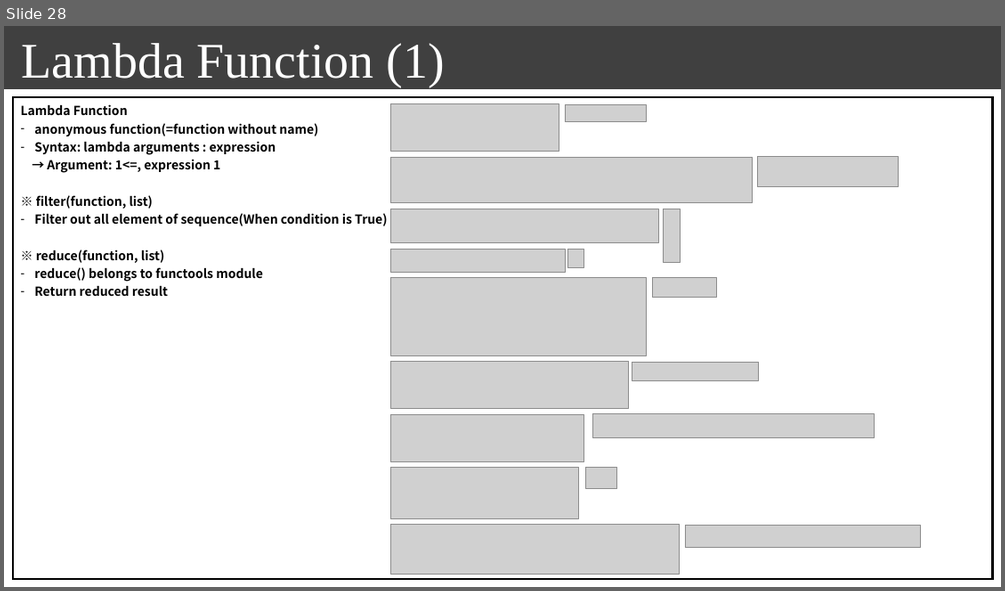
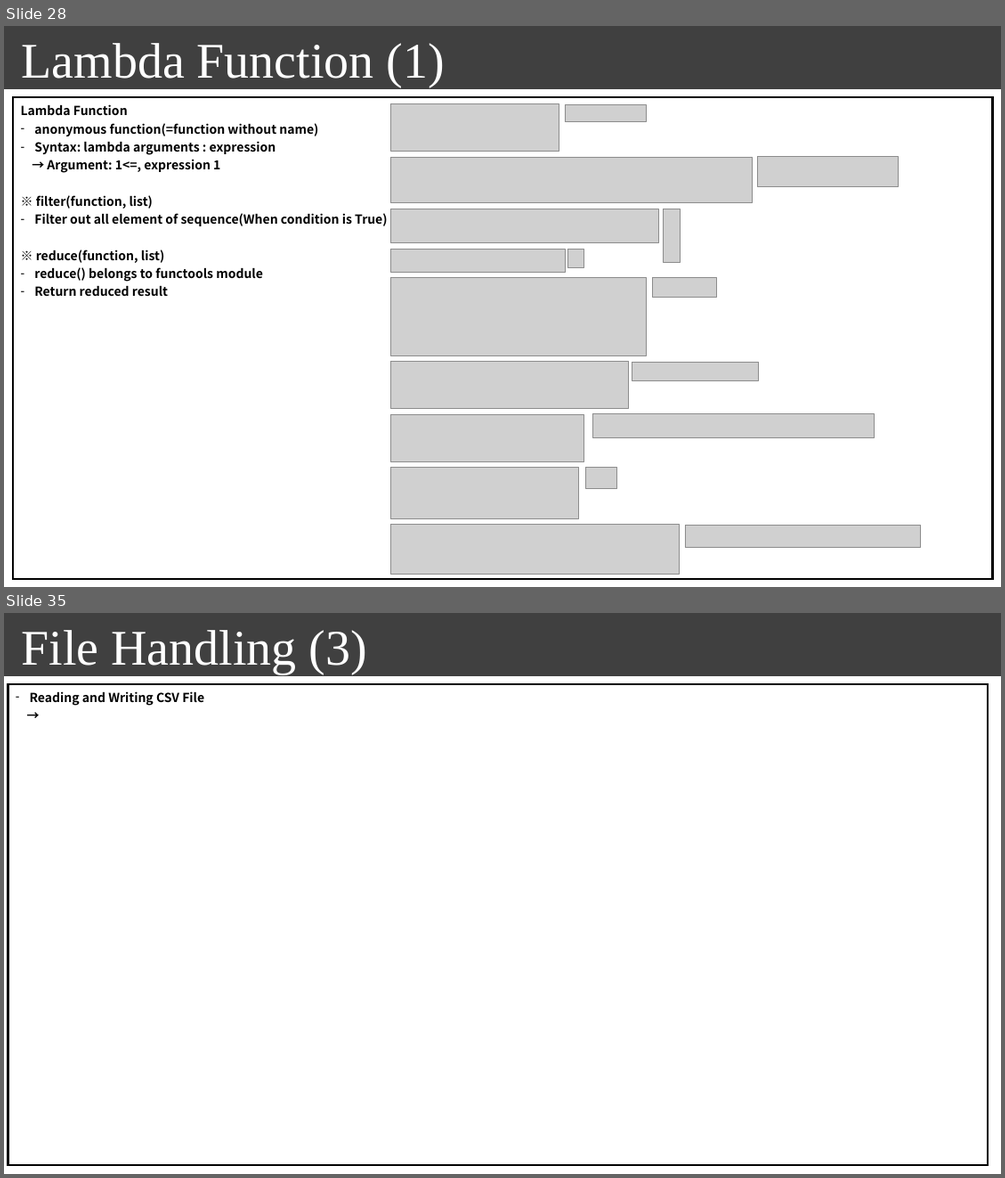
Before and after one commit to seonghokim/Study, a slide deck: Study Material/[ENG] everything in python.pptx. Shown one above the other, each under a label of ours: slide 28 before the commit, slides 28 and 35 after it; the slides between them are not shown. The pictures are 1005x591 and 1005x1178 pixels, drawn with LibreOffice and Linux fonts; fonts in the diff are those of the drawing; grey boxes stand for pictures; background and template pictures are left out. Boxes give left, top, right and bottom in pixels: in the first picture for what was removed or moved away, otherwise in the second. Text is boxed around its words. In the diff, an @@ line names an element or a change of style, - is before the commit and + after.

```diff
--- a/Study Material/[ENG] everything in python.pptx
+++ b/Study Material/[ENG] everything in python.pptx
@@ slide 35 added at (x1=4, y1=613, x2=1001, y2=1174), background #FFFFFF; not listed: 1 template element that a slide beside it also shows @@
@@ text added at (x1=22, y1=630, x2=367, y2=674), 48 pt, text #FFFFFF @@
+File Handling (3)
@@ table added at (x1=8, y1=684, x2=987, y2=1165), 1 rows, 1 columns @@
+Reading and Writing CSV File / →
```
Also in this commit, not shown: 2 slides changed, 8 other slides added, 1 other file.
